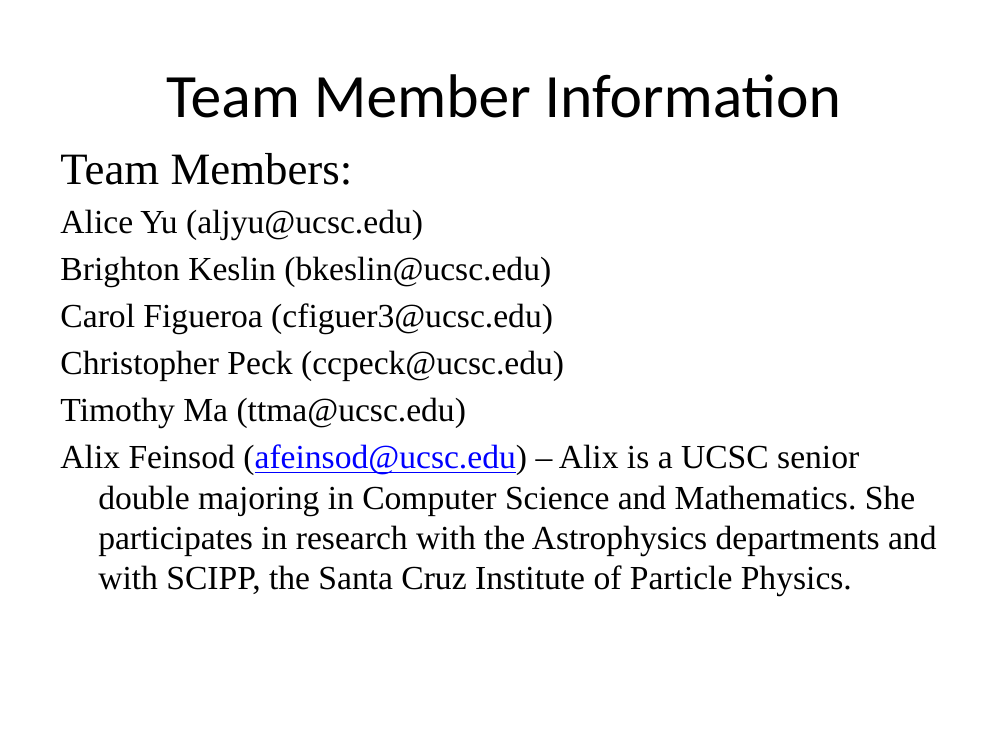
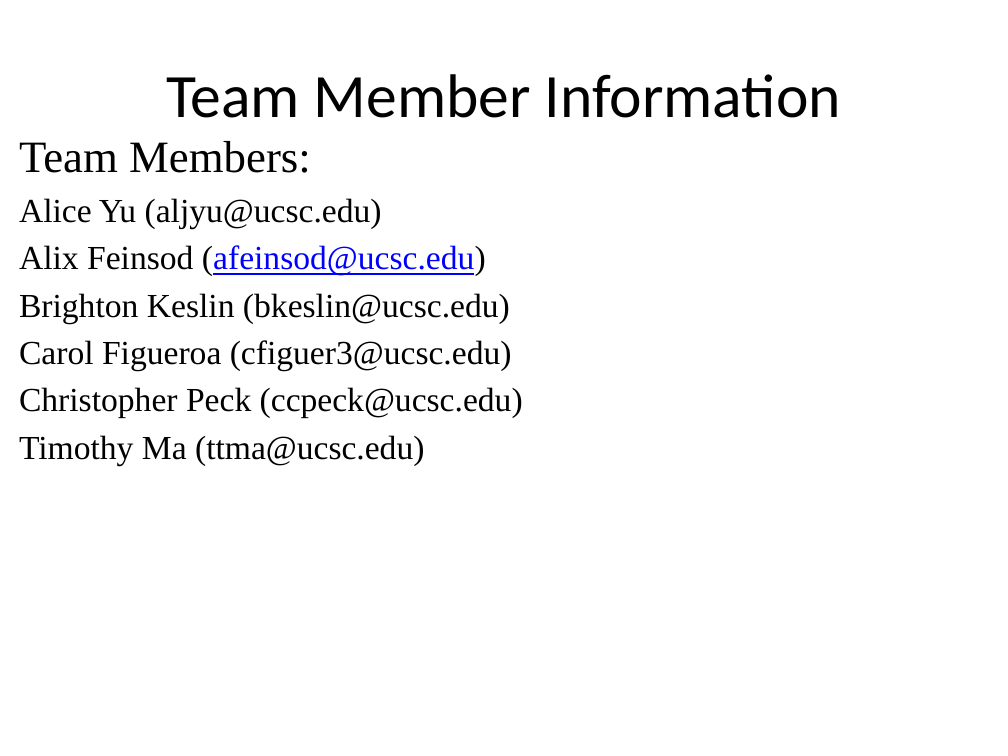
Before and after one commit to aljyu/CMPS-115, a slide deck: slide 2 of DRAFT-InitialPresentation.pptx. Drawn at 1008x756 pixels with LibreOffice and Linux fonts; fonts in the diff are those of the drawing. Boxes give left, top, right and bottom in pixels: in the first picture for what was removed or moved away, otherwise in the second. Text is boxed around its words. In the diff, an @@ line names an element or a change of style, - is before the commit and + after.

```diff
--- a/DRAFT-InitialPresentation.pptx
+++ b/DRAFT-InitialPresentation.pptx
@@ text "Team Members:": place and size @@
-text "Team Members:" at [60, 153, 937, 596]
+text "Team Members:" at [19, 141, 523, 465]
@@ text at [19, 245, 486, 276]: paragraph added @@
+Alix Feinsod (afeinsod@ucsc.edu)
@@ text at [60, 444, 937, 596]: paragraph removed @@
-Alix Feinsod (afeinsod@ucsc.edu) – Alix is a UCSC senior double majoring in Computer Science and Mathematics. She participates in research with the Astrophysics departments and with SCIPP, the Santa Cruz Institute of Particle Physics.
```
Also in this commit, not shown: 1 other slide changed, 3 slides added.
